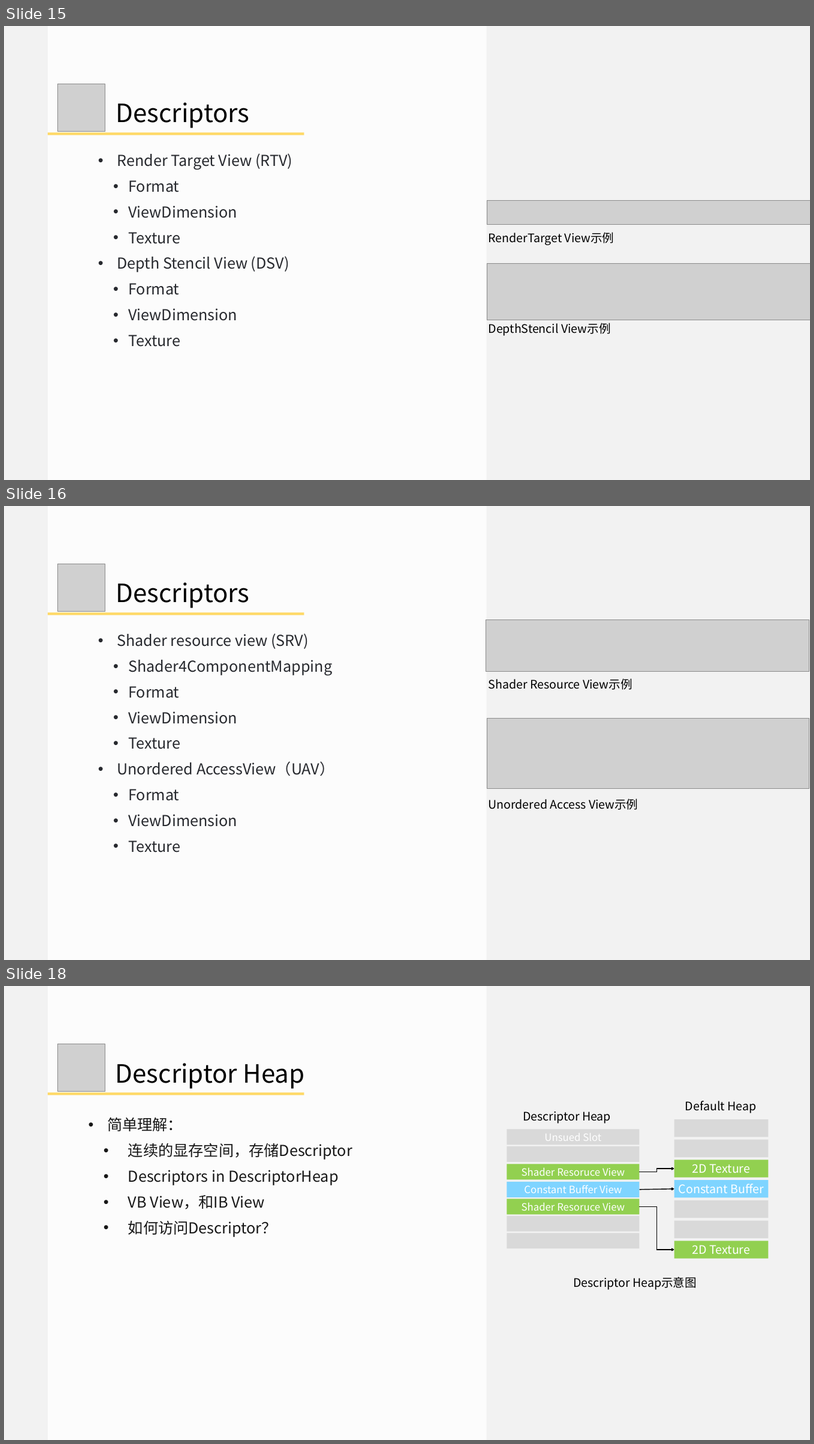
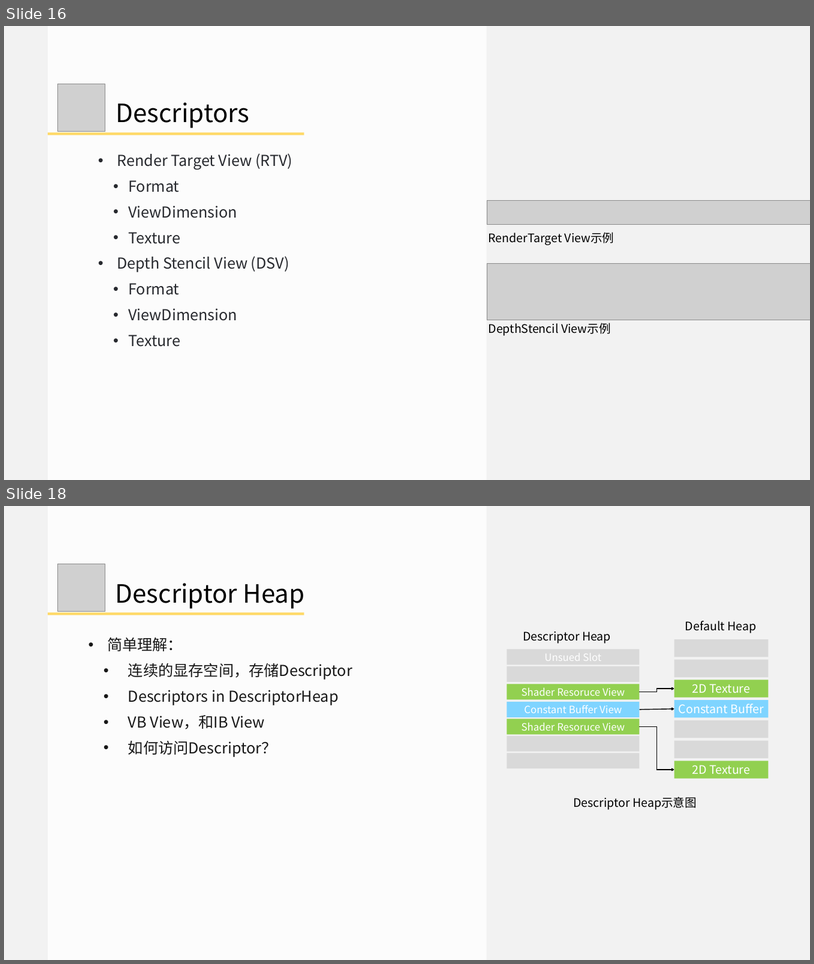
Before and after one commit to doomlover/KSGameEngineTutorials, a slide deck: PPTs/05.深入DX12绘制二.pptx. Shown one above the other, each under a label of ours: slides 15, 16 and 18 before the commit, slides 16 and 18 after it; the slides between them are not shown. The pictures are 814x1444 and 814x964 pixels, drawn with LibreOffice and Linux fonts; fonts in the diff are those of the drawing; grey boxes stand for pictures. Boxes give left, top, right and bottom in pixels: in the first picture for what was removed or moved away, otherwise in the second. Text is boxed around its words. In the diff, an @@ line names an element or a change of style, - is before the commit and + after.

```diff
--- a/PPTs/05.深入DX12绘制二.pptx
+++ b/PPTs/05.深入DX12绘制二.pptx
@@ slide 16 removed at [4,506,810,960], background #F2F2F2 @@
@@ rectangle removed at [48,506,487,960] @@
@@ picture removed at [57,564,105,611] @@
@@ text removed at [116,582,250,608] @@
-  Descriptors
@@ rectangle removed at [48,612,304,615] @@
@@ picture removed at [486,619,809,671] @@
@@ text removed at [117,633,335,852] @@
-• Shader resource view (SRV)
-  • Shader4ComponentMapping
-  • Format
-  • ViewDimension
-  • Texture
-• Unordered AccessView（UAV）
-  • Format
-  • ViewDimension
-  • Texture
@@ text removed at [489,678,632,690] @@
-Shader Resource View示例
@@ picture removed at [487,718,809,788] @@
@@ text removed at [489,798,638,810] @@
-Unordered Access View示例
@@ what was slide 15 is now slide 16 @@
```
Also in this commit, not shown: 16 slides changed, 2 slides added, 1 other slide removed.
